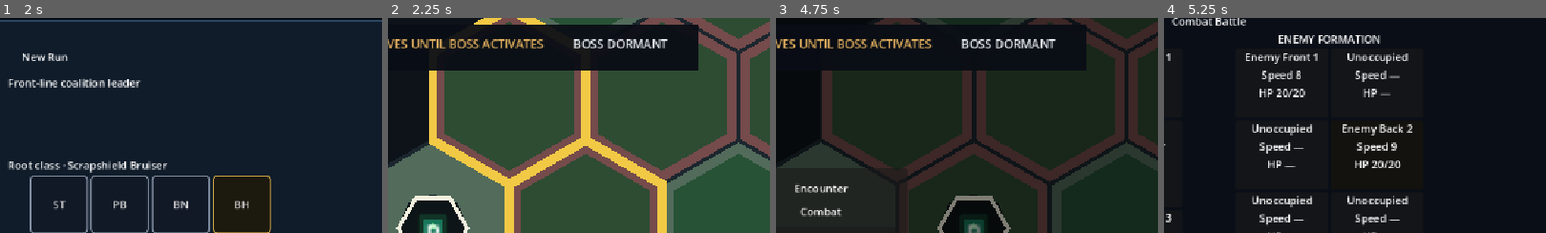
Above: before the commit, frames 1-4 (left to right).
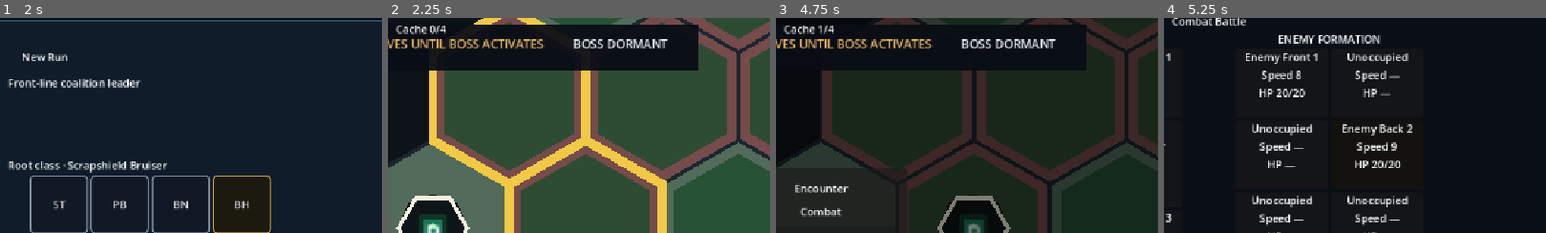
Above: after the commit, the same moments.

Repository: Poostaq/two-dimensional-experiment
Game: Godot game, scene res://Scenes/world_run_start.tscn
Two runs of this game, one before a commit and one after it. Both use one fixed random seed, a clock stepped at 60 frames per second and the inputs below. The engine's default icon, where the game draws it, is replaced by a stand-in: a white triangle on a blue panel in a dark square.
Inputs (mouse positions are % of the whole screen's width and height, from its top left):
- Up to frame 1 (2 s): click "START NEW RUN" at 0.5 s; click (50, 73) at 1.27 s; type "12" at 1.35 s
- Up to frame 2 (2.25 s): click "Begin" at 2 s
- Up to frame 3 (4.75 s): click "Manage Party" at 2.75 s; click "Return to Map" at 3.5 s; tap Enter at 4.25, 4.35 s; move the mouse to (72, 45) at 4.27 s; hold Right from 4.28 s (still down); click (72, 45) at 4.42 s; tap Space at 4.52 s
- Up to frame 4 (5.25 s): release Right at 5 s; click "Enter Battle" at 5 s
The pictures show only the part of the screen within x 44-94%, y 1-51%; the shares and areas given below are measured in that part.

Frame 1 is identical in both runs. In frame 2, 0.3% of the frame differs, in the area x 2-16%, y 3-8%; in frame 3, 0.3%; in frame 4, nothing differs.

Commit message:
feat: integrate Quartermaster runtime flow

Diff:
--- a/Scripts/WorldMap/world_runtime_controller.gd
+++ b/Scripts/WorldMap/world_runtime_controller.gd
@@ -23,6 +23,10 @@
 	"res://Scripts/WorldMap/world_runtime_save_coordinator.gd"
 )
 static var RUN_STATE_SCRIPT: GDScript = load("res://Scripts/Run/world_run_state.gd")
+static var CACHE_RULES_SCRIPT: GDScript = load("res://Scripts/Run/quartermaster_cache_rules.gd")
+static var PREPARATION_RECORD_SCRIPT: GDScript = load(
+	"res://Scripts/Battle/battle_preparation_record.gd"
+)
 static var REPOSITORY_SCRIPT: GDScript = load(
 	"res://Scripts/Run/world_single_slot_repository.gd"
 )
@@ -88,6 +92,7 @@
 	):
 		return false
 	_session_applied = true
+	_restore_persisted_preparation()
 	return true
 
 
@@ -198,7 +203,7 @@
 		return result
 	_pending_candidate_model = candidate.get("model") as WorldRuntimeModel
 	_pending_move_result = result
-	var candidate_state := _build_candidate_state(_pending_candidate_model, false)
+	var candidate_state := _build_candidate_state(_pending_candidate_model, false, null, true)
 	var saved: Dictionary = _save_coordinator.call(
 		"commit_candidate",
 		candidate_state,
@@ -369,6 +374,139 @@
 	_active_battle.reward_selected.connect(_on_reward_selected)
 	_active_battle.reward_confirmed.connect(_on_reward_confirmed)
 	_active_battle.recruitment_placement_requested.connect(_on_recruitment_placement_requested)
+	_active_battle.preparation_commit_requested.connect(_on_preparation_commit_requested)
+	_configure_battle_preparation(coord, normalized_encounter)
+
+
+func _configure_battle_preparation(coord: Vector2i, encounter_type: String) -> void:
+	if encounter_type != "combat" or not is_instance_valid(_durable_run_state):
+		return
+	var persisted := _durable_run_state.get("battle_preparation") as RefCounted
+	if is_instance_valid(persisted) and persisted.state != BattlePreparationRecord.State.NONE:
+		if persisted.encounter_coord != coord or persisted.encounter_type != encounter_type:
+			_fail_integration()
+			return
+		var restored: bool = (
+			_active_battle.configure_preparation(persisted)
+			if persisted.state == BattlePreparationRecord.State.OFFERED
+			else _active_battle.apply_committed_preparation(persisted)
+		)
+		if not restored:
+			_fail_integration()
+		return
+	if not bool(_durable_run_state.get("cache_ready")) or not _roster.has_character(CACHE_RULES_SCRIPT.BRAKKA_ID):
+		return
+	var identity := _active_battle.get_setup_identity() as RefCounted
+	if not is_instance_valid(identity):
+		_fail_integration()
+		return
+	var preparation_id := StringName(
+		"cache:%d:%d:%s" % [coord.x, coord.y, identity.canonical_key.left(12)]
+	)
+	var offered := PREPARATION_RECORD_SCRIPT.offered(
+		preparation_id, coord, encounter_type, identity.canonical_key
+	) as RefCounted
+	if not is_instance_valid(offered) or not _active_battle.configure_preparation(offered):
+		_fail_integration()
+		return
+	_commit_preparation_state(offered, false, "_publish_preparation_offer", "battle_preparation_offer")
+
+
+func _on_preparation_commit_requested(
+	choice: int,
+	target_unit_id: StringName,
+	expected_setup_key: String
+) -> void:
+	if not has_active_battle() or not is_instance_valid(_durable_run_state):
+		return
+	var offered: RefCounted = _durable_run_state.get("battle_preparation") as RefCounted
+	var identity: RefCounted = _active_battle.get_setup_identity() as RefCounted
+	if (
+		not is_instance_valid(offered)
+		or offered.state != BattlePreparationRecord.State.OFFERED
+		or not bool(_durable_run_state.get("cache_ready"))
+		or not is_instance_valid(identity)
+		or offered.setup_key != expected_setup_key
+		or identity.canonical_key != expected_setup_key
+	):
+		return
+	var committed: RefCounted = PREPARATION_RECORD_SCRIPT.committed(
+		offered.preparation_id,
+		offered.encounter_coord,
+		offered.encounter_type,
+		offered.setup_key,
+		choice as BattlePreparationRecord.Choice,
+		target_unit_id
+	) as RefCounted
+	if not is_instance_valid(committed):
+		return
+	_commit_preparation_state(
+		committed, true, "_publish_preparation_commit", "battle_preparation_commit"
+	)
+
+
+func _commit_preparation_state(
+	record: RefCounted,
+	consume_cache: bool,
+	publish_method: StringName,
+	event_name: String
+) -> void:
+	var candidate_state: RefCounted = _build_preparation_candidate(record, consume_cache)
+	if not is_instance_valid(candidate_state):
+		return
+	if not is_instance_valid(_save_coordinator):
+		call(publish_method, candidate_state)
+		return
+	var saved: Dictionary = _save_coordinator.call(
+		"commit_candidate", candidate_state, Callable(self, publish_method), event_name
+	)
+	if not bool(saved.get("ok", false)):
+		_model.set_surface_blocked(true)
+		_apply_snapshot(_model.get_snapshot())
+		autosave_failed.emit(saved.get("error") as RefCounted)
+
+
+func _build_preparation_candidate(record: RefCounted, consume_cache: bool) -> RefCounted:
+	if not is_instance_valid(_durable_run_state) or not is_instance_valid(record):
+		return null
+	var data: Dictionary = _durable_run_state.call("to_dictionary") as Dictionary
+	data["battle_preparation"] = record.call("to_dictionary")
+	if consume_cache:
+		var consumed: Dictionary = CACHE_RULES_SCRIPT.after_consumption(
+			bool(_durable_run_state.get("cache_ready"))
+		)
+		if consumed.is_empty():
+			return null
+		data["cache_move_progress"] = int(consumed.get("progress"))
+		data["cache_ready"] = bool(consumed.get("ready"))
+	var decoded: Dictionary = RUN_STATE_SCRIPT.from_dictionary(data, _runtime_plan)
+	return decoded.get("value") as RefCounted if bool(decoded.get("ok", false)) else null
+
+
+func _publish_preparation_offer(state: RefCounted) -> void:
+	if not is_instance_valid(state):
+		return
+	_durable_run_state = state
+	_apply_snapshot(_model.get_snapshot())
+
+
+func _publish_preparation_commit(state: RefCounted) -> void:
+	if not is_instance_valid(state) or not has_active_battle():
+		return
+	var record := state.get("battle_preparation") as RefCounted
+	if not is_instance_valid(record) or not _active_battle.apply_committed_preparation(record):
+		_fail_integration()
+		return
+	_durable_run_state = state
+	_apply_snapshot(_model.get_snapshot())
+
+
+func _restore_persisted_preparation() -> void:
+	if not is_instance_valid(_durable_run_state) or has_active_battle():
+		return
+	var record := _durable_run_state.get("battle_preparation") as RefCounted
+	if is_instance_valid(record) and record.state != BattlePreparationRecord.State.NONE:
+		_on_battle_requested(record.encounter_coord, record.encounter_type)
 
 
 func _on_battle_completed(_outcome: BattleOutcome.Type) -> void:
@@ -594,7 +732,8 @@
 func _build_candidate_state(
 	model: WorldRuntimeModel,
 	consume_current: bool,
-	roster: RunRoster = null
+	roster: RunRoster = null,
+	accrue_cache: bool = false
 ) -> RefCounted:
 	if not is_instance_valid(_durable_run_state) or not is_instance_valid(model):
 		return null
@@ -606,12 +745,26 @@
 	data["boss_active"] = snapshot.sudden_death_active
 	data["boss_engaged"] = snapshot.boss_encounter_open
 	data["formation"] = _formation_ids(roster)
+	if accrue_cache:
+		var commander_id: StringName = (
+			CACHE_RULES_SCRIPT.BRAKKA_ID
+			if _roster.has_character(CACHE_RULES_SCRIPT.BRAKKA_ID)
+			else &""
+		)
+		var cache_state: Dictionary = CACHE_RULES_SCRIPT.after_accepted_move(
+			commander_id,
+			int(data.get("cache_move_progress", 0)),
+			bool(data.get("cache_ready", false))
+		)
+		data["cache_move_progress"] = int(cache_state.get("progress", 0))
+		data["cache_ready"] = bool(cache_state.get("ready", false))
 	if consume_current:
 		var consumed: Array = data.get("consumed_encounters", []) as Array
 		var coord_value: Array[int] = [snapshot.player_coord.x, snapshot.player_coord.y]
 		if not consumed.has(coord_value):
 			consumed.append(coord_value)
 		data["consumed_encounters"] = consumed
+		data["battle_preparation"] = PREPARATION_RECORD_SCRIPT.none().call("to_dictionary")
 	var decoded: Dictionary = RUN_STATE_SCRIPT.from_dictionary(data, _runtime_plan)
 	return decoded.get("value") as RefCounted if bool(decoded.get("ok", false)) else null
 
@@ -637,6 +790,14 @@
 		_fail_integration()
 		return
 	hud.set_formation(_roster.get_slot_snapshot())
+	var cache_progress: int = 0
+	var cache_ready: bool = false
+	if is_instance_valid(_durable_run_state):
+		cache_progress = int(_durable_run_state.get("cache_move_progress"))
+		cache_ready = bool(_durable_run_state.get("cache_ready"))
+	hud.set_cache_state(
+		_roster.has_character(CACHE_RULES_SCRIPT.BRAKKA_ID), cache_progress, cache_ready
+	)
 	var terrain_tags: Array[String] = []
 	var cells := _runtime_plan.get_cells()
 	var cell_data: Dictionary = cells.get(snapshot.player_coord, {})
--- /dev/null
+++ b/Tests/WorldMap/test_ac6_6_runtime_integration.gd
@@ -0,0 +1,175 @@
+class_name AC66RuntimeIntegrationTests
+extends SceneTree
+
+const WORLD_SCENE := "res://Scenes/world_map_runtime.tscn"
+static var RUN_STATE_SCRIPT: GDScript = load("res://Scripts/Run/world_run_state.gd")
+const BRAKKA_ID := &"brakka_rustbanner"
+const EXPECTED_ASSERTIONS := 18
+
+var _failures: Array[String] = []
+var _assertions: int = 0
+
+
+class FakeRepository:
+	extends RefCounted
+
+	var writes: Array[PackedByteArray] = []
+	var fail_next: bool = false
+
+	func replace_atomic(bytes: PackedByteArray) -> Dictionary:
+		writes.append(bytes.duplicate())
+		if fail_next:
+			fail_next = false
+			return {"ok": false, "value": null, "error": null}
+		return {"ok": true, "value": null, "error": null}
+
+
+func _init() -> void:
+	call_deferred("_run")
+
+
+func _run() -> void:
+	var generated := HexWorldGeneratorV1.new().generate("ac6-6-runtime")
+	_expect(bool(generated.get("ok", false)), "fixture world generates")
+	if not bool(generated.get("ok", false)):
+		_finish()
+		return
+	var plan := generated.get("plan") as WorldPlan
+	await _verify_atomic_combat_flow(plan)
+	await _verify_excluded_encounter(plan, WorldEncounterType.SAFE)
+	await _verify_excluded_encounter(plan, WorldEncounterType.BOSS)
+	_finish()
+
+
+func _verify_atomic_combat_flow(plan: WorldPlan) -> void:
+	var repository := FakeRepository.new()
+	var world := await _create_world(plan, repository)
+	_expect(is_instance_valid(world), "ready Brakka session applies")
+	if not is_instance_valid(world):
+		return
+	world.call("_on_battle_requested", plan.get_start_coord(), WorldEncounterType.COMBAT)
+	await process_frame
+	var arena := _get_arena(world)
+	var offered := world.get_durable_run_state().get("battle_preparation") as RefCounted
+	_expect(is_instance_valid(arena) and arena.is_preparation_required(), "Combat opens locked")
+	_expect(
+		is_instance_valid(offered) and offered.state == BattlePreparationRecord.State.OFFERED,
+		"offered preparation is durable before selection"
+	)
+	_expect(repository.writes.size() == 1, "opening eligible Combat writes one offer")
+	var identity := arena.get_setup_identity() as RefCounted
+	repository.fail_next = true
+	world.call(
+		"_on_preparation_commit_requested",
+		BattlePreparationRecord.Choice.SPARE_PLATING,
+		&"",
+		identity.canonical_key
+	)
+	await process_frame
+	var failed_state := world.get_durable_run_state()
+	_expect(bool(failed_state.get("cache_ready")), "failed commit keeps Cache ready")
+	_expect(
+		(failed_state.get("battle_preparation") as RefCounted).state
+		== BattlePreparationRecord.State.OFFERED,
+		"failed commit keeps offered preparation durable"
+	)
+	_expect(arena.is_preparation_required(), "failed commit keeps battle locked")
+	_expect(world.is_autosave_blocked(), "failed commit blocks authoritative input")
+	var retry: Dictionary = world.retry_autosave()
+	await process_frame
+	_expect(bool(retry.get("ok", false)), "retry persists retained commit")
+	_expect(not bool(world.get_durable_run_state().get("cache_ready")), "retry consumes Cache")
+	_expect(not arena.is_preparation_required(), "retry applies preparation and unlocks battle")
+	var committed_state := world.get_durable_run_state() as RefCounted
+	world.free()
+	await process_frame
+	var restored_world := await _create_world_from_state(plan, FakeRepository.new(), committed_state)
+	_expect(restored_world.has_active_battle(), "committed preparation restores its exact battle")
+	var restored_arena := _get_arena(restored_world)
+	_expect(
+		is_instance_valid(restored_arena) and not restored_arena.is_preparation_required(),
+		"committed preparation reapplies once without relocking"
+	)
+	restored_world.free()
+
+
+func _verify_excluded_encounter(plan: WorldPlan, encounter_type: String) -> void:
+	var repository := FakeRepository.new()
+	var world := await _create_world(plan, repository)
+	if not is_instance_valid(world):
+		_expect(false, "%s session applies" % encounter_type)
+		return
+	world.call("_on_battle_requested", plan.get_start_coord(), encounter_type)
+	await process_frame
+	var arena := _get_arena(world)
+	_expect(
+		is_instance_valid(arena) and not arena.is_preparation_required(),
+		"%s never enters preparation" % encounter_type
+	)
+	_expect(repository.writes.is_empty(), "%s creates no preparation record" % encounter_type)
+	world.free()
+
+
+func _create_world(plan: WorldPlan, repository: FakeRepository) -> WorldRuntimeController:
+	var packed := load(WORLD_SCENE) as PackedScene
+	var world := packed.instantiate() as WorldRuntimeController
+	root.add_child(world)
+	await process_frame
+	var consumed: Array[Vector2i] = []
+	var formation: Array[StringName] = [BRAKKA_ID, &"", &"", &"", &"", &""]
+	var state: RefCounted = RUN_STATE_SCRIPT.create(
+		plan.get_start_coord(),
+		plan.get_boss_coord(),
+		0,
+		false,
+		false,
+		consumed,
+		formation,
+		0,
+		true
+	)
+	return await _create_world_from_state(plan, repository, state, world)
+
+
+func _create_world_from_state(
+	plan: WorldPlan,
+	repository: FakeRepository,
+	state: RefCounted,
+	existing_world: WorldRuntimeController = null
+) -> WorldRuntimeController:
+	var world: WorldRuntimeController = existing_world
+	if not is_instance_valid(world):
+		var packed: PackedScene = load(WORLD_SCENE) as PackedScene
+		world = packed.instantiate() as WorldRuntimeController
+		root.add_child(world)
+		await process_frame
+	var session: Dictionary = {"plan": plan, "resolved_seed": "ac6-6-runtime", "run_state": state}
+	if not world.apply_session(session, repository):
+		world.free()
+		return null
+	return world
+
+
+func _get_arena(world: WorldRuntimeController) -> BattleArena:
+	var host := world.get_node("BattleHost")
+	return host.get_child(0) as BattleArena if host.get_child_count() > 0 else null
+
+
+func _expect(condition: bool, message: String) -> void:
+	_assertions += 1
+	if not condition:
+		_failures.append(message)
+
+
+func _finish() -> void:
+	if _assertions != EXPECTED_ASSERTIONS:
+		_failures.append(
+			"expected %d assertions, ran %d" % [EXPECTED_ASSERTIONS, _assertions]
+		)
+	if _failures.is_empty():
+		print("PASS test_ac6_6_runtime_integration (%d/%d)" % [_assertions, EXPECTED_ASSERTIONS])
+		quit(0)
+		return
+	for failure: String in _failures:
+		push_error(failure)
+	quit(1)
Not shown, added: Tests/WorldMap/test_ac6_6_runtime_integration.gd.uid
